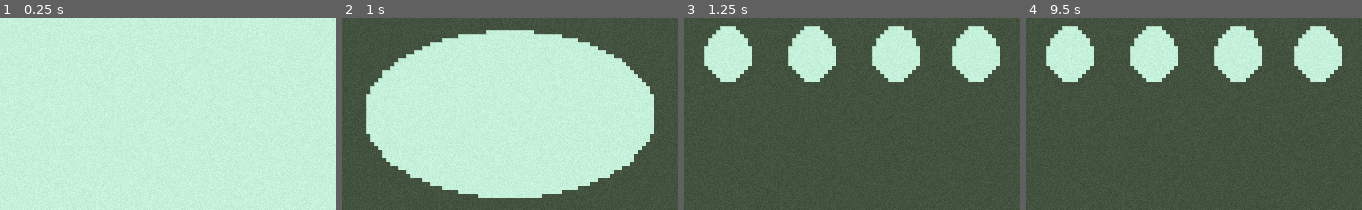
Above: before the commit, frames 1-4 (left to right).
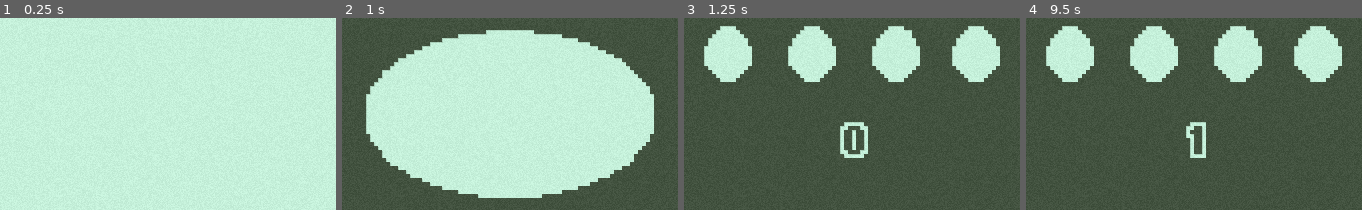
Above: after the commit, the same moments.

Repository: Kanstantsin99/Penguin_Mayhem
Game: Godot game, scene res://main.tscn
Same seed, same stepped clock (60 frames per second), same inputs: the game is played once before the commit and once after it.
Inputs:
- Up to frame 1 (0.25 s): no input
- Up to frame 2 (1 s): tap Enter (ui_accept) at 0.5, 0.77 s; hold Right (ui_right) from 0.53 s (still down)
- Up to frame 3 (1.25 s): keep holding Right (ui_right)
- Up to frame 4 (9.5 s): tap Enter (ui_accept) at 1.52, 2, 2.75, 3.02, 3.5, 3.77, 4.52, 6.02, 6.77, 7.52, 9.02 s; release Right (ui_right) at 2.03 s; hold Left (ui_left) 2.03-2.78 s; hold Right (ui_right) 2.78-4.28 s; hold Left (ui_left) 4.28-5.03 s; hold Right (ui_right) 5.03-5.78 s; hold Left (ui_left) 5.78-7.28 s; hold Right (ui_right) from 7.28 s (still down)

Frames 1-2 are identical in both runs. In frame 3, 0.8% of the frame differs, in the area x 46-55%, y 54-73%; in frame 4, 0.6%.

Commit message:
FEATURE: Sound and score
Added negative and positive sound effects.
Simple Score sistem.

Diff:
--- a/scene/component/screen_transition.gd
+++ b/scene/component/screen_transition.gd
@@ -7,25 +7,25 @@
 
 
 func transition():
-	color_rect.visible = true
+	show()
 	animation_player.play("default")
 	await animation_player.animation_finished
 	transition_halfway.emit()
 	animation_player.play_backwards("default")
 	await animation_player.animation_finished
-	color_rect.visible = false
+	hide()
 
 func transition_in():
-	color_rect.visible = true
+	show()
 	animation_player.play("default")
 	await animation_player.animation_finished
 	transition_halfway.emit()
-	color_rect.visible = false
+	hide()
 
 
 func transition_out():
-	color_rect.visible = true
+	show()
 	animation_player.play_backwards("default")
 	await animation_player.animation_finished
-	color_rect.visible = false
 	transition_halfway.emit()
+	hide()
--- a/scene/manager/LevelManager.gd
+++ b/scene/manager/LevelManager.gd
@@ -69,9 +69,13 @@
 # removes child from a LevelManager
 func _on_result(result):
 	screen_transition.transition_in()
+	if result:
+		GlobalAudioPlayer._play("res://assets/audio/jingle1.wav")
 	if !result:
+		GlobalAudioPlayer._play("res://assets/audio/negative1.wav")
 		lives -= 1
 		if lives == 0:
+			# NOTE: Here transition to end screen is needed
 			get_tree().quit()
 
 	if current_scene.get_parent():
--- a/scene/ui/level_result.gd
+++ b/scene/ui/level_result.gd
@@ -2,14 +2,18 @@
 
 signal showed
 
+var score_val: int = 0
 var lives: int
 @onready var texture_progress_bar: TextureProgressBar = $Node2D/TextureProgressBar
+@onready var Score: Label = $Node2D/Score
 
 
 func show_result(lives_left: int):
 	lives = lives_left
 	visible = true
 	texture_progress_bar.value = lives
+	Score.text = str(score_val)
+	score_val += 1
 	await get_tree().create_timer(3).timeout
 	visible = false
 	showed.emit()
--- a/scene/ui/level_result.tscn
+++ b/scene/ui/level_result.tscn
@@ -32,3 +32,13 @@
 texture_under = SubResource("AtlasTexture_wdxl0")
 texture_progress = SubResource("AtlasTexture_laer7")
 metadata/_edit_use_anchors_ = true
+
+[node name="Score" type="Label" parent="Node2D"]
+offset_left = 23.0
+offset_top = 26.0
+offset_right = 63.0
+offset_bottom = 36.0
+size_flags_horizontal = 4
+text = "0"
+horizontal_alignment = 1
+vertical_alignment = 1
Not shown, added: assets/audio/jingle1.wav.import
Not shown, added: assets/audio/negative1.wav.import
Not shown, changed: .DS_Store
Not shown, added: assets/.DS_Store
Not shown, added: assets/audio/jingle1.wav
Not shown, added: assets/audio/negative1.wav
